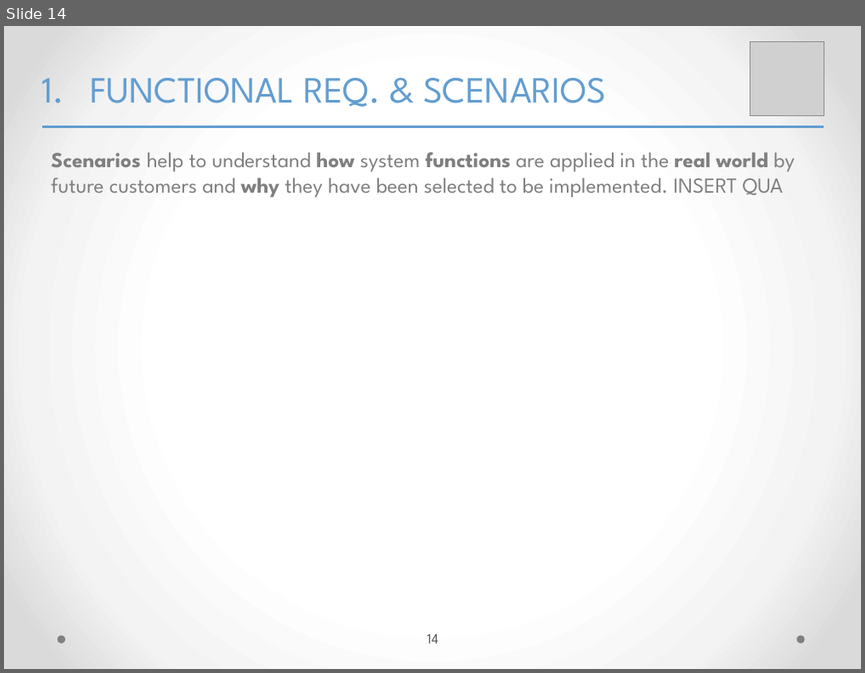
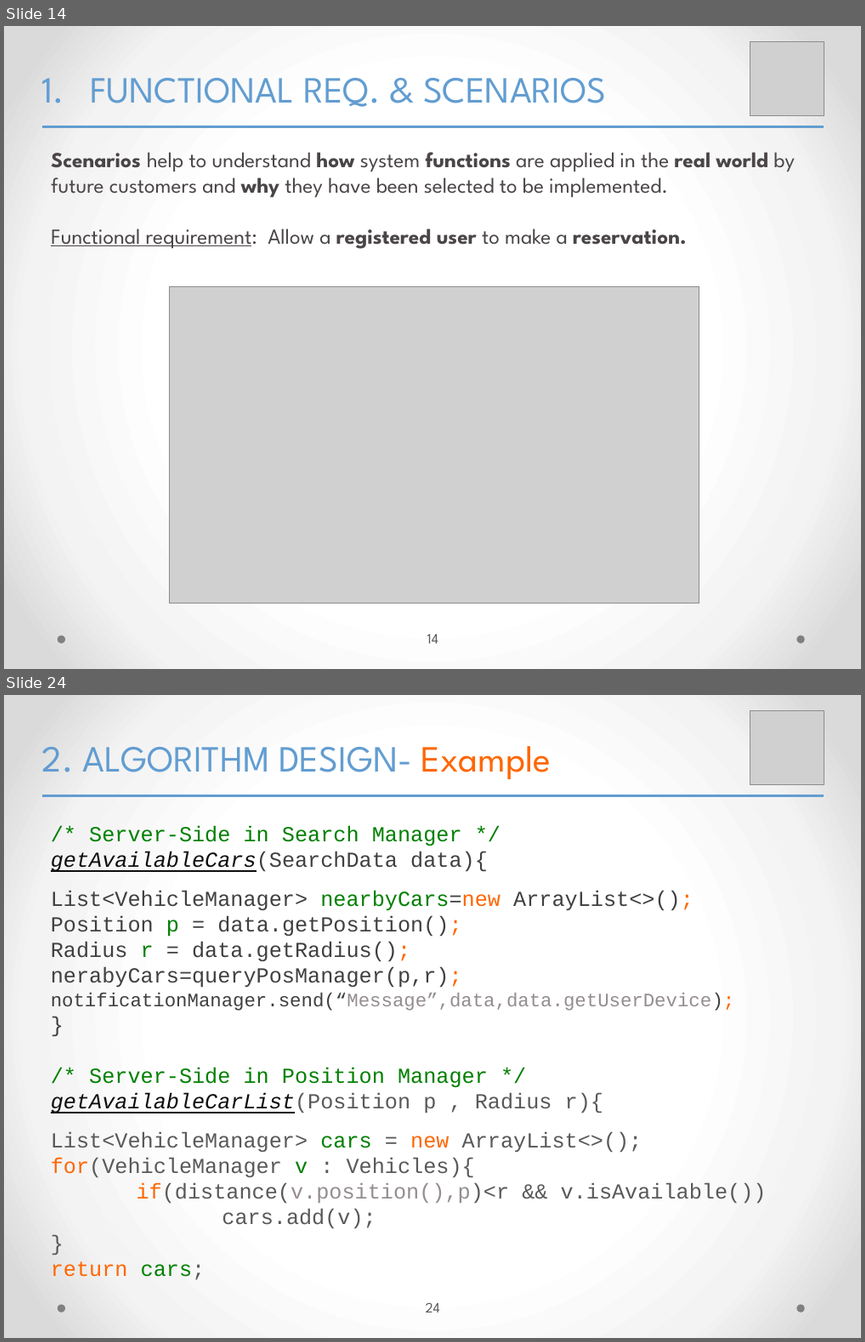
Before and after one commit to yangi92/SE2_PowerEnJoy, a slide deck: PP/FinalPresentation.pptx. Shown one above the other, each under a label of ours: slide 14 before the commit, slides 14 and 24 after it; the slides between them are not shown. The pictures are 865x673 and 865x1342 pixels, drawn with LibreOffice and Linux fonts; fonts in the diff are those of the drawing; grey boxes stand for pictures. Boxes give left, top, right and bottom in pixels: in the first picture for what was removed or moved away, otherwise in the second. Text is boxed around its words. In the diff, an @@ line names an element or a change of style, - is before the commit and + after.

```diff
--- a/PP/FinalPresentation.pptx
+++ b/PP/FinalPresentation.pptx
@@ slide 24 added at bbox=[4, 695, 861, 1338], background gradient #FFFFFF to #F4F4F4 to #DADADA; not listed: 2 template elements that a slide beside it also shows @@
@@ picture added at bbox=[750, 710, 824, 785] @@
@@ text added at bbox=[42, 746, 551, 779], 31 pt, text #629DD1 @@
+2. ALGORITHM DESIGN- Example
@@ line added from (42, 795) to (824, 795), #629DD1 2.25 pt @@
@@ text added at bbox=[51, 826, 766, 1280], 18 pt, text #404040 @@
+/* Server-Side in Search Manager */
+getAvailableCars(SearchData data){
+List<VehicleManager> nearbyCars=new ArrayList<>();
+Position p = data.getPosition();
+Radius r = data.getRadius();
+nerabyCars=queryPosManager(p,r);
+notificationManager.send(“Message”,data,data.getUserDevice);
+}
+/* Server-Side in Position Manager */
+getAvailableCarList(Position p , Radius r){
+List<VehicleManager> cars = new ArrayList<>();
+for(VehicleManager v : Vehicles){
+if(distance(v.position(),p)<r && v.isAvailable())
+cars.add(v);
+}
+return cars;
@@ page number added at bbox=[426, 1303, 440, 1312], 12 pt, text #595959 @@
+24
@@ slide 14 changed as well @@
@@ text at bbox=[51, 152, 794, 249]: text changed; text colour #7F7F7F to #4A4546 @@
-Scenarios help to understand how system functions are applied in the real world by future customers and why they have been selected to be implemented. INSERT QUA
+Scenarios help to understand how system functions are applied in the real world by future customers and why they have been selected to be implemented.
+Functional requirement: Allow a registered user to make a reservation.
@@ picture added at bbox=[170, 286, 698, 603] @@
```
Also in this commit, not shown: 8 other slides changed, 22 other slides added, 5 other files.
